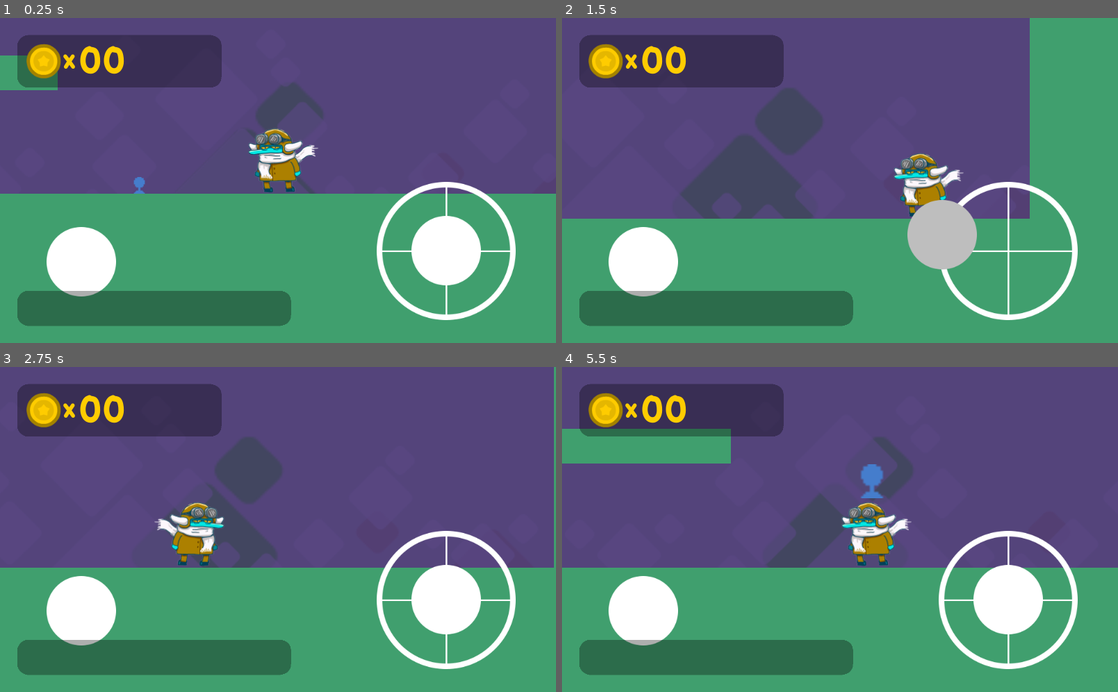
Above: before the commit, frames 1-4 (two rows, left to right).
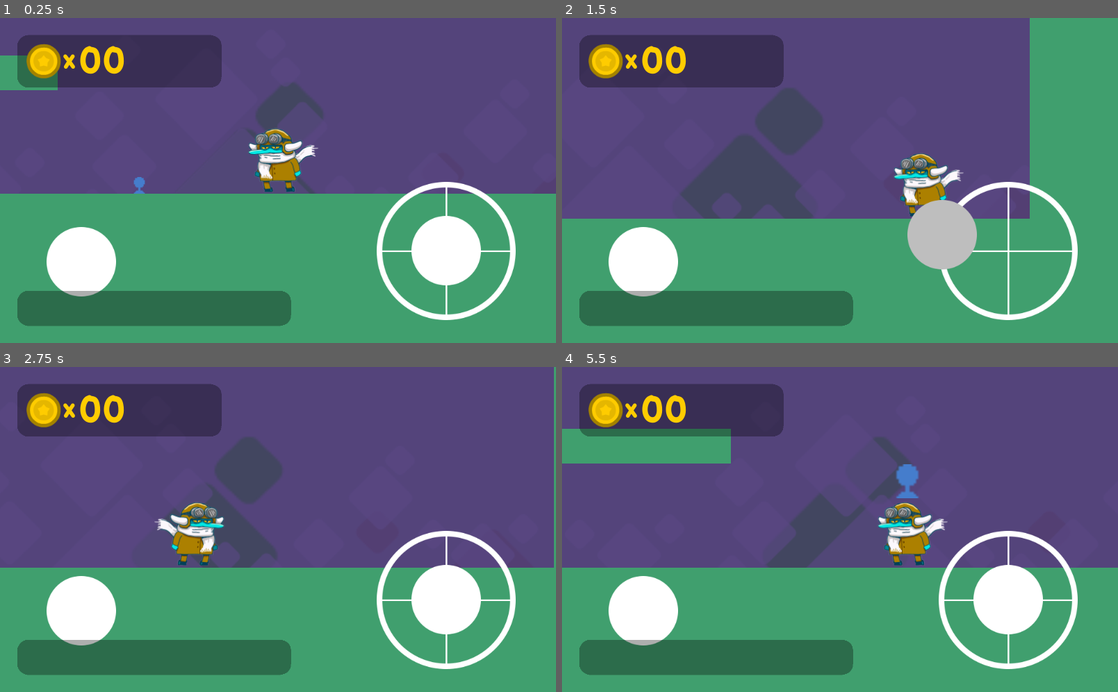
Above: after the commit, the same moments.

Repository: poacher2k/joules-jewels
Game: Godot game, scene res://Level1.tscn
Same seed, same stepped clock (60 frames per second), same inputs: the game is played once before the commit and once after it.
Inputs (mouse positions are in pixels of both pictures, inside the frame that each line leads up to):
- Up to frame 1 (0.25 s): no input
- Up to frame 2 (1.5 s): move the mouse to (812, 245) at 0.52 s; hold Right (move_right) 0.53-1.25 s; click (812, 245) at 0.6 s; tap Space (jump) at 0.77 s; drag from (1006, 229) to (812, 245) at 1.27 s
- Up to frame 3 (2.75 s): move the mouse to (111, 480) at 2.02 s; hold Left (move_left) from 2.03 s (still down); click (111, 480) at 2.1 s
- Up to frame 4 (5.5 s): release Left (move_left) at 2.75 s; drag from (867, 529) to (673, 480) at 2.77 s; move the mouse to (756, 448) at 3.52 s; hold Left (move_left) 3.53-4.25 s; click (756, 448) at 3.6 s; tap Space (jump) at 3.77 s; drag from (962, 513) to (756, 448) at 4.27 s; move the mouse to (728, 545) at 5.02 s; hold Right (move_right) from 5.03 s (still down); click (728, 545) at 5.1 s

The runs differ from the first frame. In frame 1, 0.2% of the frame differs, in the area x 44-57%, y 33-54%; in frame 2, 0.2%; in frame 3, 0.2%; in frame 4, 3.0%, in the area x 50-70%, y 29-62%.

Commit message:
Further improve pickups

Diff:
--- a/Joules.gd
+++ b/Joules.gd
@@ -36,6 +36,10 @@
 var current_pickup_instance = null
 
 const PICKUP_SCENE = preload("res://Pickup.tscn")
+
+onready var pickup_types = {
+	"pickup": PICKUP_SCENE
+}
 
 func _ready():
 	jumpBtn.connect("touch_started", self, "jump")
@@ -77,14 +81,6 @@
 	if current_pickup_instance:
 		if Input.is_action_just_pressed("fire"):
 			throw()
-	else:
-		for i in get_slide_count():
-			var collision = get_slide_collision(i)
-			var collisionCollider = collision.collider
-			if not current_pickup_instance and collisionCollider.has_method("can_pickup") and collisionCollider.can_pickup():
-				collisionCollider.is_picked_up = true
-				collisionCollider.call_deferred("queue_free")
-				pickup(PICKUP_SCENE)
 
 	var snap_vector = Vector2.ZERO
 	if direction.y == 0.0:
@@ -105,7 +101,15 @@
 #
 #	velocity.x = lerp(velocity.x, 0, 0.1)
 
-func pickup(type: PackedScene):
+func pickup(collisionBody):
+	if current_pickup_instance:
+		return
+
+	collisionBody.is_picked_up = true
+	collisionBody.call_deferred("queue_free")
+
+	var type = pickup_types.get(collisionBody.pickup_type)
+
 	var newChild = type.instance()
 	newChild.pickup()
 	pickup_hold.call_deferred("add_child", newChild)
--- a/Joules.tscn
+++ b/Joules.tscn
@@ -9,7 +9,7 @@
 
 [node name="Joules" type="KinematicBody2D"]
 scale = Vector2( 2, 2 )
-collision_mask = 0
+collision_mask = 14
 script = ExtResource( 2 )
 __meta__ = {
 "_edit_group_": true
@@ -22,6 +22,7 @@
 scale = Vector2( 0.0813366, 0.0813366 )
 frames = ExtResource( 1 )
 animation = "idle"
+frame = 1
 playing = true
 
 [node name="CollisionShape2D" type="CollisionShape2D" parent="."]
@@ -40,6 +41,6 @@
 position = Vector2( 0, -64 )
 
 [node name="ThrowPos" type="Node2D" parent="."]
-position = Vector2( 24, -64 )
+position = Vector2( 16, -52 )
 
 [connection signal="timeout" from="Timer" to="." method="_on_Timer_timeout"]
--- a/Level1.tscn
+++ b/Level1.tscn
@@ -184,7 +184,6 @@
 
 [node name="Joules" parent="." instance=ExtResource( 2 )]
 position = Vector2( 1174, 551 )
-collision_mask = 30
 joystickPath = NodePath("../HUD/Joystick")
 jumpBtnPath = NodePath("../HUD/JumpBtn")
 pickupsParentPath = NodePath("../Pickups")
--- a/Pickup.gd
+++ b/Pickup.gd
@@ -6,11 +6,12 @@
 
 onready var collisionShape = $CollisionShape2D
 onready var throwToPickupTimer = $ThrowToPickupTimer
+onready var pickupArea = $PickupArea
 
 var is_picked_up = false
 var velocity = Vector2.ZERO
 var prev_velocity = Vector2.ZERO
-
+var pickup_type = "pickup"
 
 func _physics_process(delta):
 	if is_picked_up:
@@ -35,13 +36,16 @@
 
 func throw(initial_velocity):
 	velocity = initial_velocity
-	set_collision_layer_bit(4, false)
-	set_collision_mask_bit(0, false)
+	$PickupArea.set_collision_mask_bit(0, false)
 	$ThrowToPickupTimer.autostart = true
 
 func can_pickup():
 	return not is_picked_up
 
 func _on_ThrowToPickupTimer_timeout():
-	set_collision_layer_bit(4, true)
-	set_collision_mask_bit(0, true)
+	$PickupArea.set_collision_mask_bit(0, true)
+
+
+func _on_PickupArea_body_entered(body):
+	if can_pickup() and body.name == "Joules":
+		body.pickup(self)
--- a/Pickup.tscn
+++ b/Pickup.tscn
@@ -9,7 +9,7 @@
 
 [node name="Pickup" type="KinematicBody2D"]
 collision_layer = 16
-collision_mask = 3
+collision_mask = 2
 script = ExtResource( 1 )
 
 [node name="Sprite" type="Sprite" parent="."]
@@ -22,7 +22,15 @@
 shape = SubResource( 1 )
 
 [node name="ThrowToPickupTimer" type="Timer" parent="."]
-wait_time = 0.25
+wait_time = 0.35
 one_shot = true
 
+[node name="PickupArea" type="Area2D" parent="."]
+collision_layer = 0
+
+[node name="CollisionShape2D2" type="CollisionShape2D" parent="PickupArea"]
+position = Vector2( 0, -16 )
+shape = SubResource( 1 )
+
 [connection signal="timeout" from="ThrowToPickupTimer" to="." method="_on_ThrowToPickupTimer_timeout"]
+[connection signal="body_entered" from="PickupArea" to="." method="_on_PickupArea_body_entered"]
